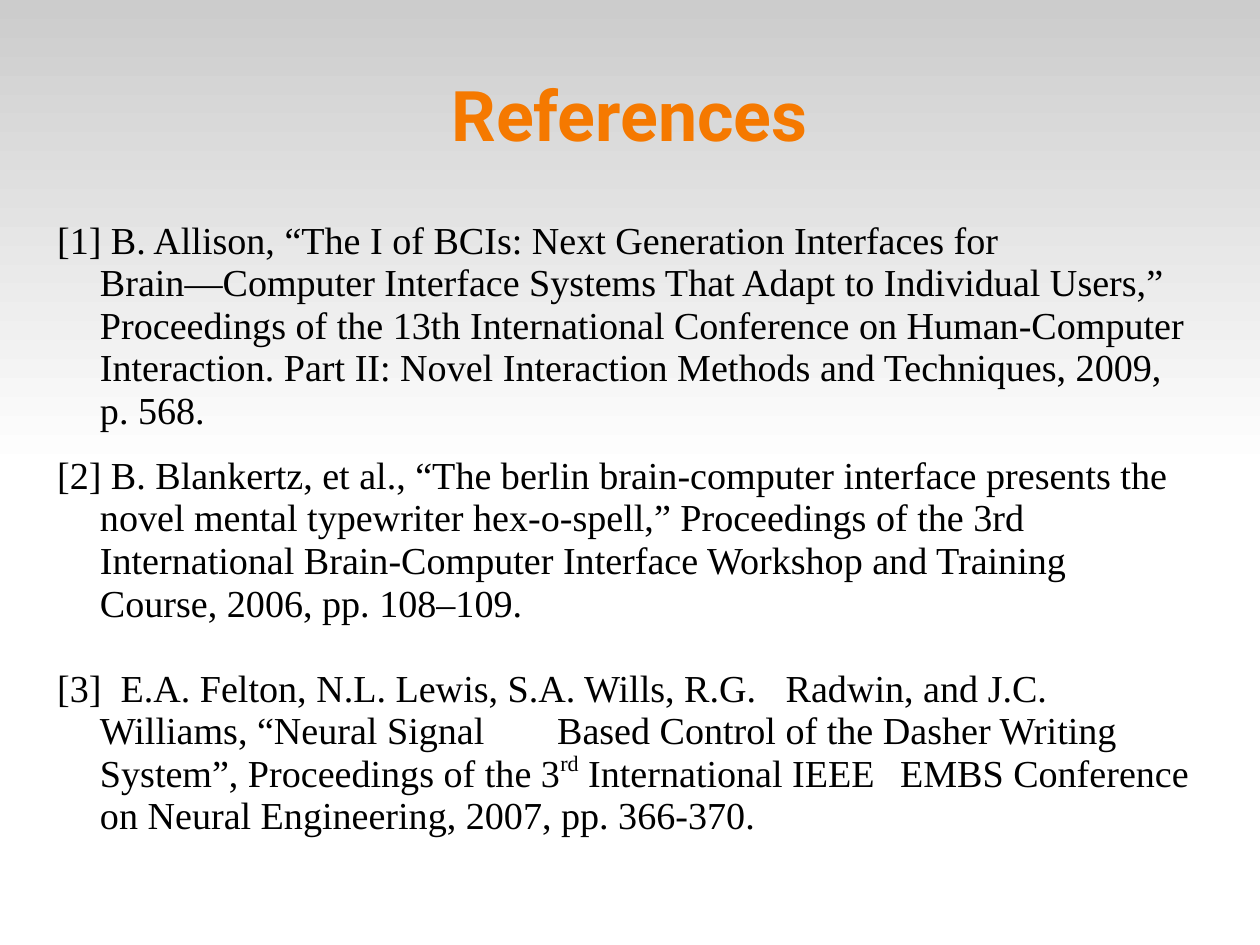
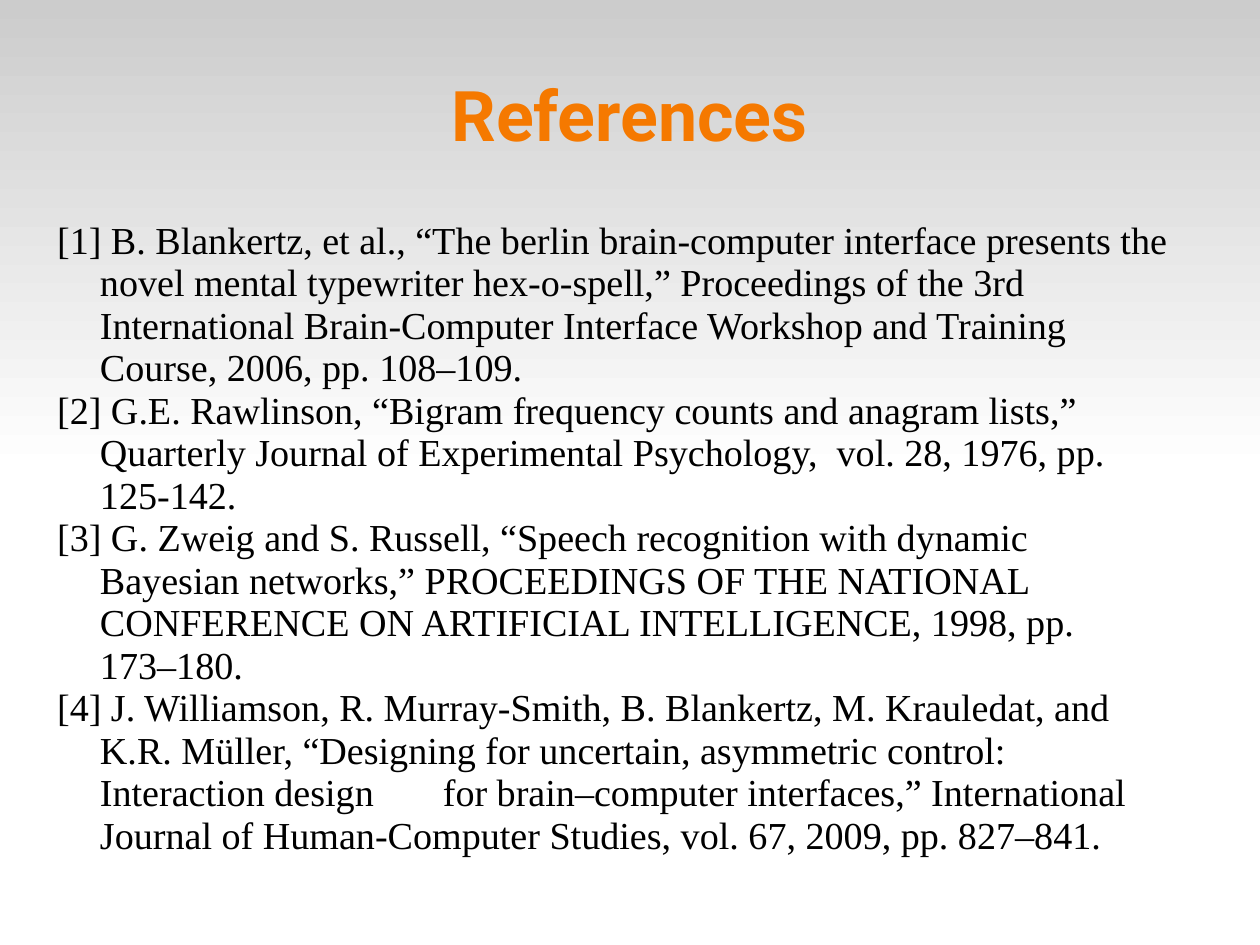
Before and after one commit to abdullah38rcc/BCI-Virtual-Keyboard, a slide deck: slide 20 of master's/docs/virtKey.ppt. Drawn at 1260x945 pixels with LibreOffice and Linux fonts; fonts in the diff are those of the drawing. Boxes give left, top, right and bottom in pixels: in the first picture for what was removed or moved away, otherwise in the second. Text is boxed around its words. In the diff, an @@ line names an element or a change of style, - is before the commit and + after.

Commit message:
* fixed references and citations in ppt *

```diff
--- a/master's/docs/virtKey.ppt
+++ b/master's/docs/virtKey.ppt
@@ subtitle at box(57, 227, 1166, 857): text changed @@
-[1] B. Allison, “The I of BCIs: Next Generation Interfaces for Brain―Computer Interface Systems That Adapt to Individual Users,” Proceedings of the 13th International Conference on Human-Computer Interaction. Part II: Novel Interaction Methods and Techniques, 2009, p. 568.
-[2] B. Blankertz, et al., “The berlin brain-computer interface presents the novel mental typewriter hex-o-spell,” Proceedings of the 3rd International Brain-Computer Interface Workshop and Training Course, 2006, pp. 108–109.
-[3] E.A. Felton, N.L. Lewis, S.A. Wills, R.G. Radwin, and J.C. Williams, “Neural Signal Based Control of the Dasher Writing
-System”, Proceedings of the 3rd International IEEE EMBS Conference on Neural Engineering, 2007, pp. 366-370.
+[1] B. Blankertz, et al., “The berlin brain-computer interface presents the novel mental typewriter hex-o-spell,” Proceedings of the 3rd International Brain-Computer Interface Workshop and Training Course, 2006, pp. 108–109.
+[2] G.E. Rawlinson, “Bigram frequency counts and anagram lists,” Quarterly Journal of Experimental Psychology, vol. 28, 1976, pp. 125-142.
+[3] G. Zweig and S. Russell, “Speech recognition with dynamic Bayesian networks,” PROCEEDINGS OF THE NATIONAL CONFERENCE ON ARTIFICIAL INTELLIGENCE, 1998, pp. 173–180.
+[4] J. Williamson, R. Murray-Smith, B. Blankertz, M. Krauledat, and K.R. Müller, “Designing for uncertain, asymmetric control: Interaction design for brain–computer interfaces,” International Journal of Human-Computer Studies, vol. 67, 2009, pp. 827–841.
```
Also in this commit, not shown: 8 other slides changed, 1 slide added, 1 slide removed.
